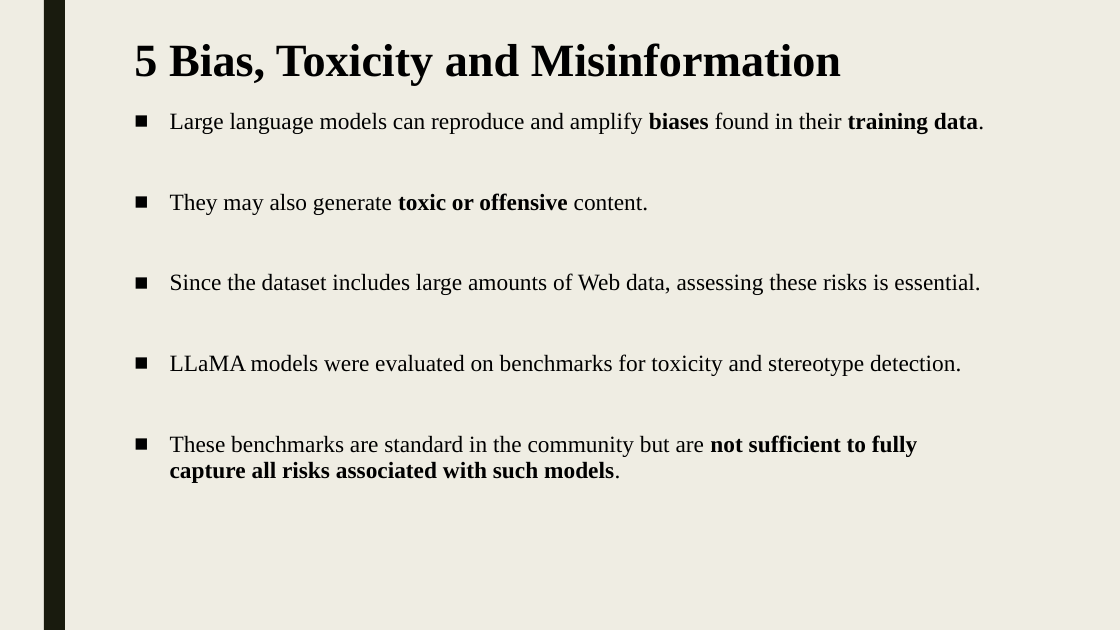
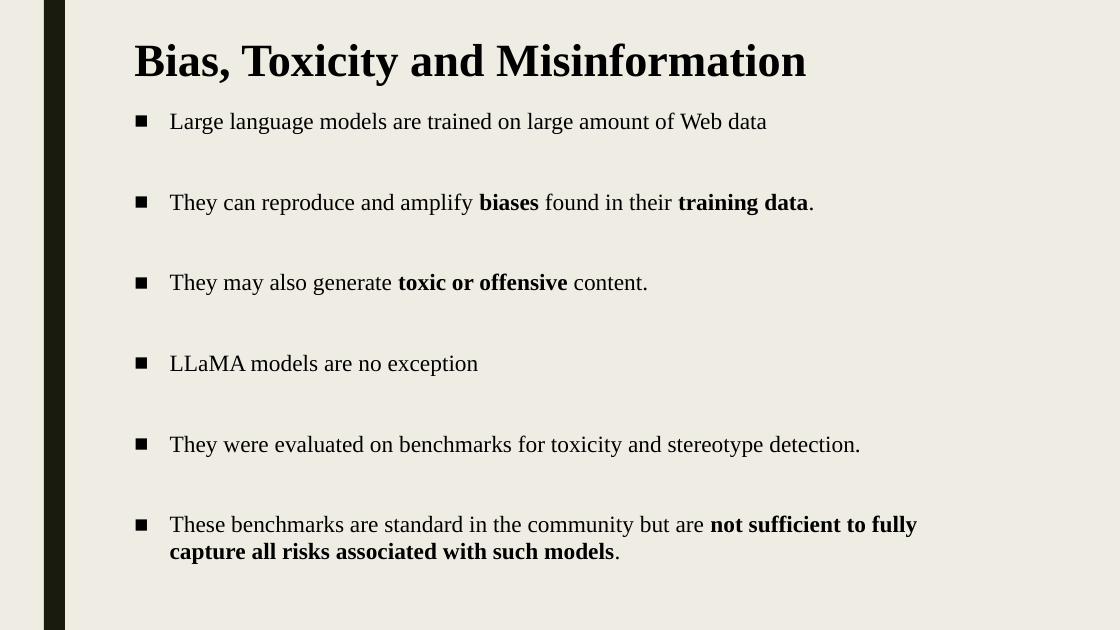
Before and after one commit to shlomi1993/llm-from-scratch, a slide deck: slide 19 of presentation/Lecture Slides.pptx. Drawn at 1120x630 pixels with LibreOffice and Linux fonts; fonts in the diff are those of the drawing. Boxes give left, top, right and bottom in pixels: in the first picture for what was removed or moved away, otherwise in the second. Text is boxed around its words. In the diff, an @@ line names an element or a change of style, - is before the commit and + after.

```diff
--- a/presentation/Lecture Slides.pptx
+++ b/presentation/Lecture Slides.pptx
@@ title at <box>134,43,806,85</box>: text changed @@
-5 Bias, Toxicity and Misinformation
+Bias, Toxicity and Misinformation
@@ text at <box>170,112,814,215</box>: text changed @@
-■ Large language models can reproduce and amplify biases found in their training data.
+■ Large language models are trained on large amount of Web data
+■ They can reproduce and amplify biases found in their training data.
@@ text at <box>170,354,860,457</box>: text changed @@
-■ Since the dataset includes large amounts of Web data, assessing these risks is essential.
-■ LLaMA models were evaluated on benchmarks for toxicity and stereotype detection.
+■ LLaMA models are no exception
+■ They were evaluated on benchmarks for toxicity and stereotype detection.
```
Also in this commit, not shown: 11 other slides changed, 3 slides added, 5 slides removed.
